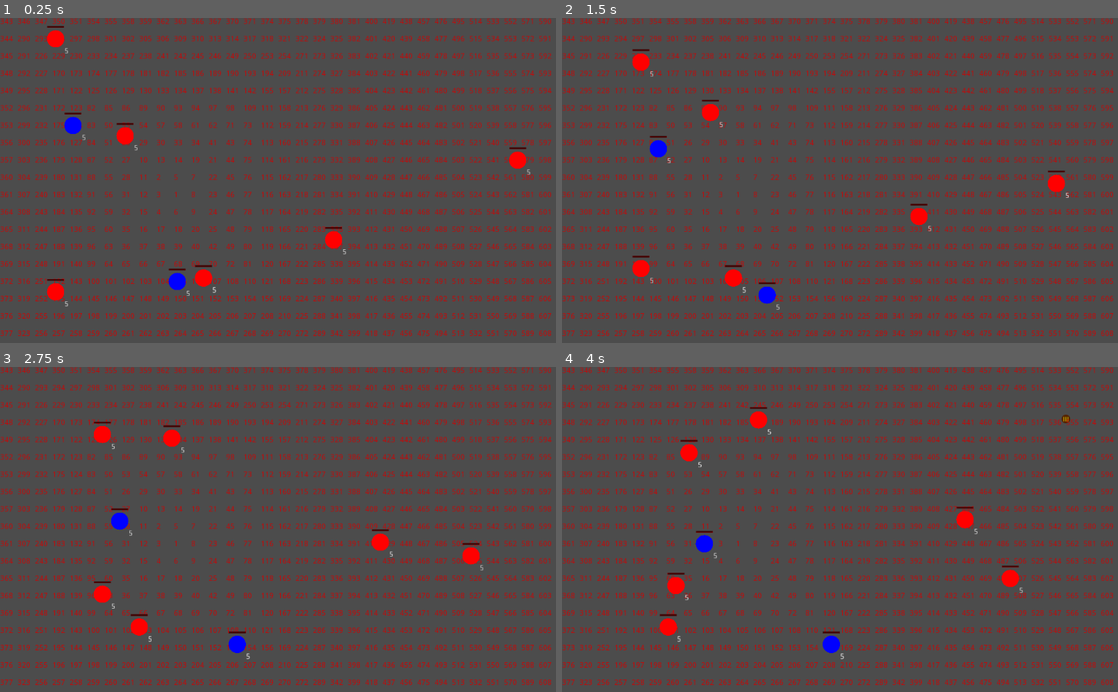
Above: before the commit, frames 1-4 (two rows, left to right).
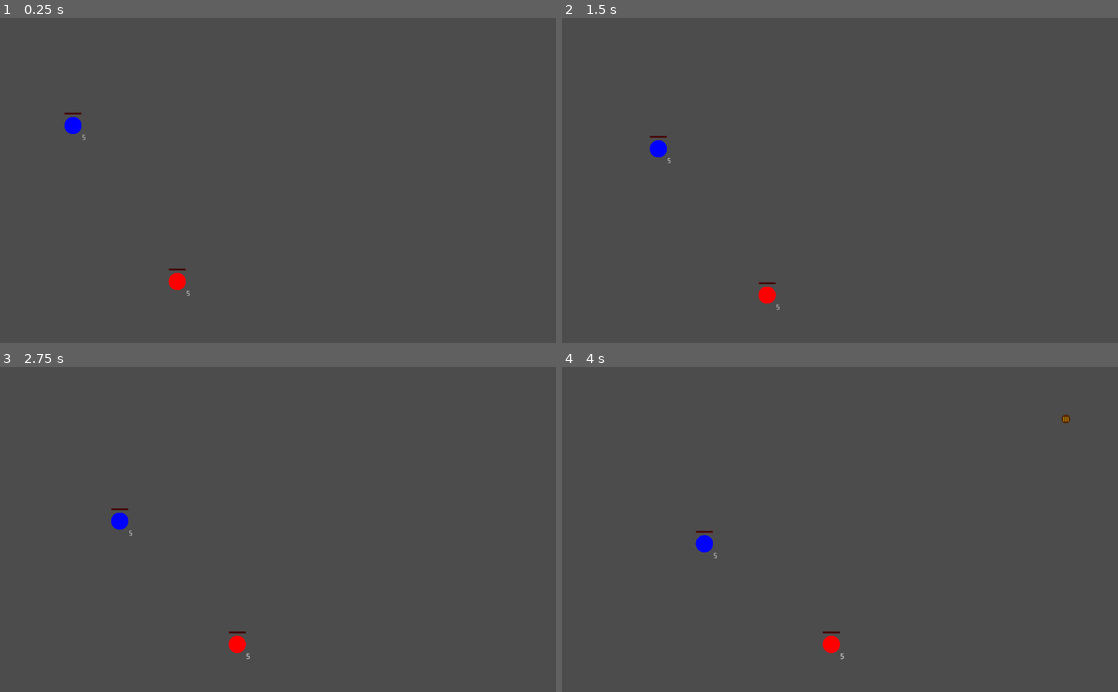
Above: after the commit, the same moments.

Repository: Nabiz/ZombieGameAI
Game: Godot game, scene res://Main.tscn
Two runs of this game, one before a commit and one after it. Both use one fixed random seed, a clock stepped at 60 frames per second and the inputs below.
Inputs:
- Up to frame 1 (0.25 s): no input
- Up to frame 2 (1.5 s): no input
- Up to frame 3 (2.75 s): no input
- Up to frame 4 (4 s): no input

The runs differ from the first frame. In frame 1, 12% of the frame differs, in the area x 0-100%, y 0-98%; in frame 2, 12%; in frame 3, 12%; in frame 4, 12%.

Commit message:
add raycast bot shoot

Diff:
--- a/BotShooter/Bot.gd
+++ b/BotShooter/Bot.gd
@@ -16,12 +16,15 @@
 
 export var team = 0
 
+var raycast
+
 func _ready():
 	astar = MyAstar.new()
 	health_bar = $ProgressBar
 	health_bar.value = health
 	ammo_label = $Label
 	ammo_label.text = str(ammo)
+	raycast = $RayCast2D
 
 func initialize():
 	vertex = Utils.graph.vertices[randi() % len(Utils.graph.vertices)].id
@@ -49,6 +52,8 @@
 		else:
 			search_for_new_path(Utils.graph.vertices[randi() % len(Utils.graph.vertices)].id)
 
+	raycast_enemy()
+
 func search_for_new_path(target):
 	var astar_result = astar.search(vertex, target)
 	var v = astar_result[target]
@@ -68,6 +73,18 @@
 		ammo = clamp(ammo+10, 0, 20)
 		ammo_label.text = str(ammo)
 
+func raycast_enemy():
+	var enemies
+	if team == 0:
+		enemies = Utils.team1
+	else:
+		enemies = []#Utils.team0
+	for enemy in enemies:
+		raycast.set_cast_to(enemy.position-self.position)
+		raycast.force_raycast_update()
+		if raycast.get_collider():
+			prints(self.name, "shoots to", raycast.get_collider())
+
 func _draw():
 	if team == 0:
 		draw_circle(Vector2.ZERO, 16, Color.blue)
--- a/BotShooter/Bot.tscn
+++ b/BotShooter/Bot.tscn
@@ -1,8 +1,11 @@
-[gd_scene load_steps=2 format=2]
+[gd_scene load_steps=3 format=2]
 
 [ext_resource path="res://Bot.gd" type="Script" id=1]
 
-[node name="Bot" type="Node2D"]
+[sub_resource type="CircleShape2D" id=1]
+radius = 16.0
+
+[node name="Bot" type="Node2D" groups=["bots"]]
 script = ExtResource( 1 )
 
 [node name="Label" type="Label" parent="."]
@@ -27,3 +30,10 @@
 __meta__ = {
 "_edit_use_anchors_": false
 }
+
+[node name="RayCast2D" type="RayCast2D" parent="."]
+
+[node name="Area2D" type="KinematicBody2D" parent="."]
+
+[node name="CollisionShape2D" type="CollisionShape2D" parent="Area2D"]
+shape = SubResource( 1 )
--- a/BotShooter/Graph/Vertex.tscn
+++ b/BotShooter/Graph/Vertex.tscn
@@ -21,6 +21,7 @@
 texture = ExtResource( 1 )
 
 [node name="Label" type="Label" parent="."]
+visible = false
 margin_right = 14.0
 margin_bottom = 14.0
 custom_colors/font_color = Color( 0.74902, 0.0509804, 0.0509804, 1 )
--- a/BotShooter/Main.tscn
+++ b/BotShooter/Main.tscn
@@ -55,23 +55,6 @@
 [node name="Bot" parent="." instance=ExtResource( 3 )]
 
 [node name="Bot2" parent="." instance=ExtResource( 3 )]
-
-[node name="Bot3" parent="." instance=ExtResource( 3 )]
-team = 1
-
-[node name="Bot4" parent="." instance=ExtResource( 3 )]
-team = 1
-
-[node name="Bot5" parent="." instance=ExtResource( 3 )]
-team = 1
-
-[node name="Bot6" parent="." instance=ExtResource( 3 )]
-team = 1
-
-[node name="Bot7" parent="." instance=ExtResource( 3 )]
-team = 1
-
-[node name="Bot8" parent="." instance=ExtResource( 3 )]
 team = 1
 
 [node name="AidTimer" type="Timer" parent="."]
--- a/BotShooter/Utils.gd
+++ b/BotShooter/Utils.gd
@@ -1,6 +1,16 @@
 extends Node
 
 var graph
+var bots
+var team0 = []
+var team1 = []
 
 func _ready():
 	graph = get_node("../Main/Graph")
+	bots = get_tree().get_nodes_in_group("bots")
+	print(bots)
+	for bot in bots:
+		if bot.team == 0:
+			team0.append(bot)
+		else:
+			team1.append(bot)
Not shown, changed: BotShooter/Assets/aid.png.import
Not shown, changed: BotShooter/Assets/ammo.png.import
Not shown, changed: BotShooter/icon.png.import
